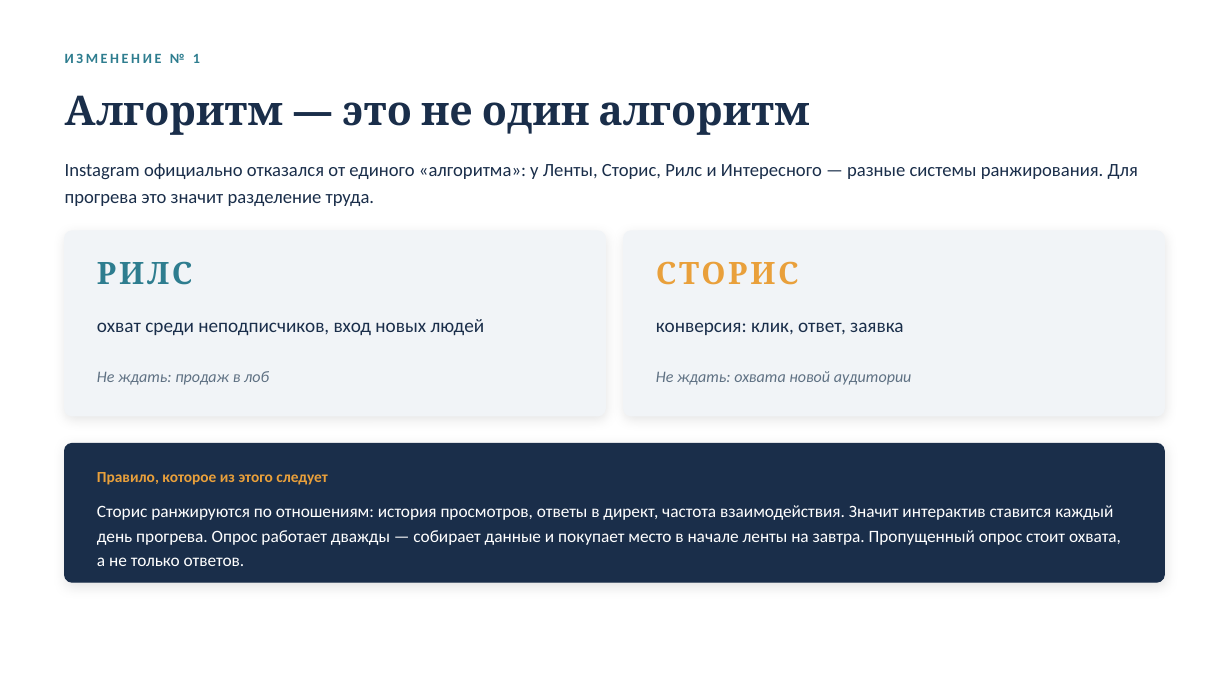
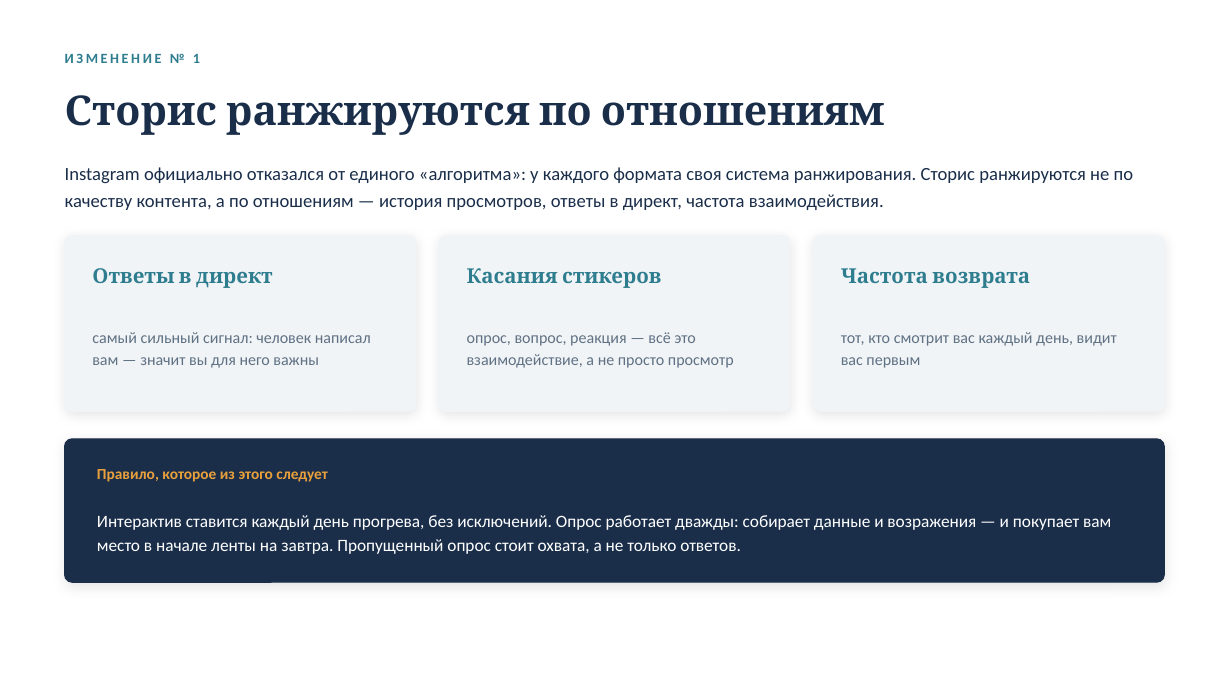
Before and after one commit to iradagogova-wq/Content-team, a slide deck: slide 3 of pipeline/launch/презентации/03-Правила-прогрева-2026.pptx. Drawn at 1232x693 pixels with LibreOffice and Linux fonts; fonts in the diff are those of the drawing. Boxes give left, top, right and bottom in pixels: in the first picture for what was removed or moved away, otherwise in the second. Text is boxed around its words. In the diff, an @@ line names an element or a change of style, - is before the commit and + after.

Commit message:
launch: 14 дней вместо 20, отработка возражений и ценность в каждом дне
План сокращён до 10 дней прогрева + 4 дня продаж, с объяснением почему
столько: распаковка личности, создание продукта и раскачка ажиотажа
не нужны — курс уже был и экспертности верят.

Каждый день перестроен на три слоя: возражение дня (нативно, сценой
из жизни, а не спором), показанный ажиотаж и раскрытие одного куска
ценности продукта. Добавлена карта из 12 возражений языковой ниши
с нативной отработкой каждого и распределением по дням.

В правилах убрано сравнение рилс и сторис — слайд переписан про то,
как ранжируются сторис и почему интерактив нужен ежедневно.

```diff
--- a/pipeline/launch/презентации/03-Правила-прогрева-2026.pptx
+++ b/pipeline/launch/презентации/03-Правила-прогрева-2026.pptx
@@ text at (65,95,885,135): text changed @@
-Алгоритм — это не один алгоритм
+Сторис ранжируются по отношениям
@@ text at (65,167,1134,210): text changed @@
-Instagram официально отказался от единого «алгоритма»: у Ленты, Сторис, Рилс и Интересного — разные системы ранжирования. Для прогрева это значит разделение труда.
+Instagram официально отказался от единого «алгоритма»: у каждого формата своя система ранжирования. Сторис ранжируются не по качеству контента, а по отношениям — история просмотров, ответы в директ, частота взаимодействия.
@@ rounded rectangle: place and size @@
-rounded rectangle at (65,231,605,416)
+rounded rectangle at (65,236,416,411)
@@ rounded rectangle added at (439,236,790,411), fill #F1F4F7, outline #F1F4F7 1 pt @@
@@ proportions changed in 3 elements at (65,236,416,411), (65,439,1165,582), (813,236,1165,411) @@
@@ rounded rectangle: place and size @@
-rounded rectangle at (624,231,1165,416)
+rounded rectangle at (813,236,1165,411)
@@ text at (92,268,273,288): text changed; size 24 to 16 pt @@
-РИЛС
+Ответы в директ
@@ text added at (467,268,661,288), 16 pt, text #2E7D8F, bold @@
+Касания стикеров
@@ text removed at (656,261,799,285) @@
-СТОРИС
@@ text added at (841,268,1030,288), 16 pt, text #2E7D8F, bold @@
+Частота возврата
@@ text removed at (656,322,903,335) @@
-конверсия: клик, ответ, заявка
@@ text at (92,332,371,368): text changed; size 15 to 12.5 pt; text colour #1A2E4A to #5F7183 @@
-охват среди неподписчиков, вход новых людей
+самый сильный сигнал: человек написал вам — значит вы для него важны
@@ text added at (467,332,734,368), 12.5 pt, text #5F7183 @@
+опрос, вопрос, реакция — всё это взаимодействие, а не просто просмотр
@@ text added at (841,332,1117,368), 12.5 pt, text #5F7183 @@
+тот, кто смотрит вас каждый день, видит вас первым
@@ text removed at (97,371,269,385) @@
-Не ждать: продаж в лоб
@@ text removed at (656,371,912,385) @@
-Не ждать: охвата новой аудитории
@@ rounded rectangle: place and size @@
-rounded rectangle at (65,444,1165,582)
+rounded rectangle at (65,439,1165,582)
@@ text at (97,515,1111,554): text changed @@
-Сторис ранжируются по отношениям: история просмотров, ответы в директ, частота взаимодействия. Значит интерактив ставится каждый день прогрева. Опрос работает дважды — собирает данные и покупает место в начале ленты на завтра. Пропущенный опрос стоит охвата, а не только ответов.
+Интерактив ставится каждый день прогрева, без исключений. Опрос работает дважды: собирает данные и возражения — и покупает вам место в начале ленты на завтра. Пропущенный опрос стоит охвата, а не только ответов.
```
Also in this commit, not shown: 6 other files.
